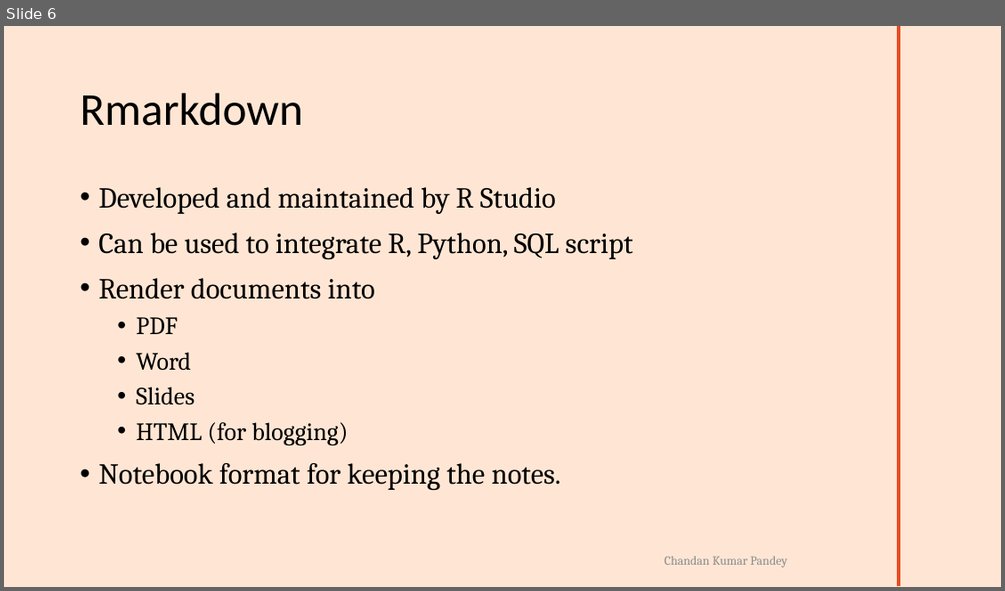
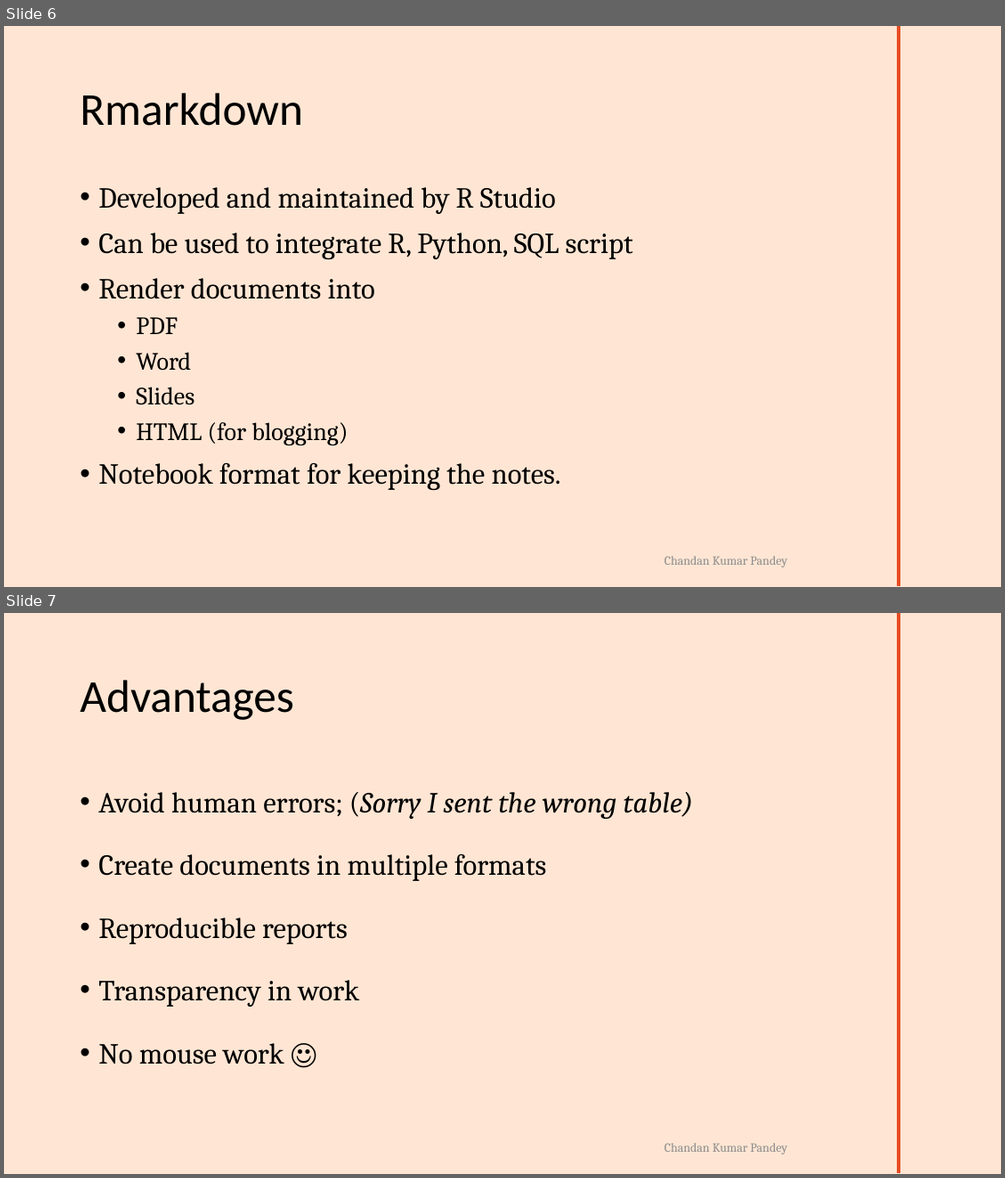
Before and after one commit to ckp1990/Rmark-SCCS-BLR-2023, a slide deck: SCCS-2023-Rmarkdown-workshop.pptx. Shown one above the other, each under a label of ours: slide 6 before the commit, slides 6 and 7 after it. The pictures are 1005x591 and 1005x1178 pixels, drawn with LibreOffice and Linux fonts; fonts in the diff are those of the drawing; background and template pictures are left out. Boxes give left, top, right and bottom in pixels: in the first picture for what was removed or moved away, otherwise in the second. Text is boxed around its words. In the diff, an @@ line names an element or a change of style, - is before the commit and + after.

```diff
--- a/SCCS-2023-Rmarkdown-workshop.pptx
+++ b/SCCS-2023-Rmarkdown-workshop.pptx
@@ slide 7 added at [4,613,1001,1174], background #FFE6D4; not listed: 2 template elements that a slide beside it also shows @@
@@ title added at [80,680,294,720], 44 pt, text #000000 @@
+Advantages
@@ text added at [98,792,694,1064], 28 pt, text #000000 @@
+• Avoid human errors; (Sorry I sent the wrong table)
+• Create documents in multiple formats
+• Reproducible reports
+• Transparency in work
+• No mouse work ☺
```
Also in this commit, not shown: 1 slide changed, 7 other slides added, 1 slide removed, 6 other files.
